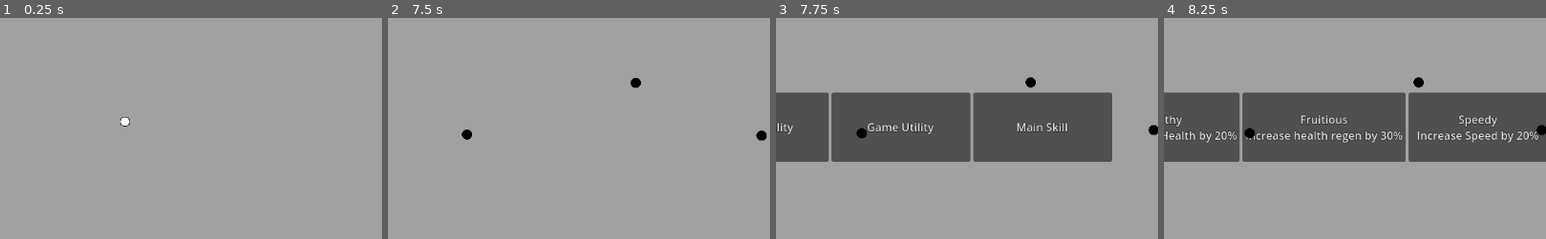
Above: before the commit, frames 1-4 (left to right).
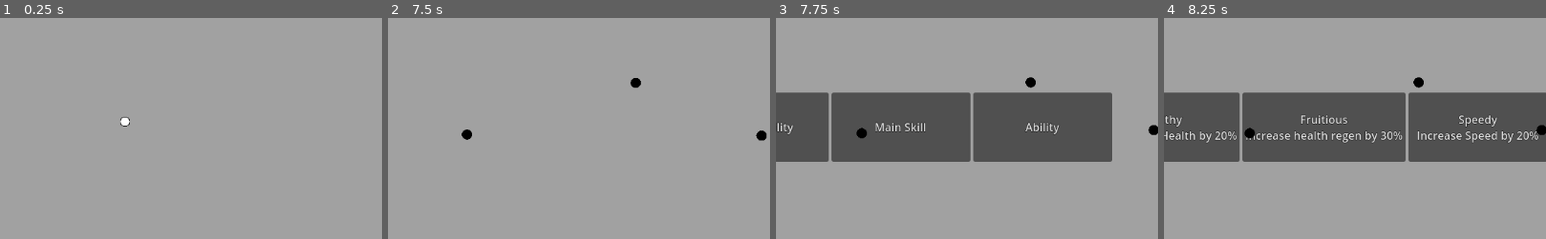
Above: after the commit, the same moments.

Repository: Let-Me-Use-A-Username/Geometrical
Game: Godot game, scene res://src/Scenes/Levels/level.tscn
Two runs of this game, one before a commit and one after it. Both use one fixed random seed, a clock stepped at 60 frames per second and the inputs below.
Inputs:
- Up to frame 1 (0.25 s): no input
- Up to frame 2 (7.5 s): tap Enter at 0.5, 4.25 s; hold D (right) 0.53-1.28 s; hold Space (dash) 0.53-1.28 s; hold S (down) 1.28-2.03 s; tap Space (dash) at 1.35, 2.3, 3.05, 3.8, 4.35, 6.05, 6.8 s; hold D (right) 2.03-2.78 s; hold E (primary_ability) 2.03-2.78 s; hold W (up) 2.78-3.53 s; tap F (secondary_ability) at 2.85 s; hold G (third_ability) 3.53-4.28 s; hold A (left) 3.53-5.03 s; hold S (down) 5.03-5.78 s; hold Space (dash) 5.03-5.78 s; hold D (right) 5.78-6.53 s; tap E (primary_ability) at 5.85 s; hold W (up) 6.53-7.28 s; hold F (secondary_ability) 6.53-7.28 s; hold D (right) from 7.28 s (still down); tap G (third_ability) at 7.35 s
- Up to frame 3 (7.75 s): keep holding D (right); tap Space (dash) at 7.55 s
- Up to frame 4 (8.25 s): release D (right) at 8 s; click "Player Utility" at 8 s
The pictures show only the part of the screen within x 36-86%, y 24-74%; the shares and areas given below are measured in that part.

Frames 1-2 are identical in both runs. In frame 3, 0.7% of the frame differs, in the area x 23-77%, y 47-54%; in frame 4, nothing differs.
Error before the commit: Invalid access of index '0' on a base object of type: 'Array'. (res://src/Scenes/Actors/Player.gd:92)
Error after the commit: Invalid access of index '0' on a base object of type: 'Array'. (res://src/Scenes/Actors/Player.gd:107)

Commit message:
Implemented the first abilities

Diff:
--- a/src/Scenes/Actors/Player.gd
+++ b/src/Scenes/Actors/Player.gd
@@ -3,8 +3,12 @@
 signal died
 signal dash
 signal level_up(coins: int)
+
 signal remove_health(origin: Node, damage: float)
 signal knockdown(origin: Node, disabled_time: float)
+
+signal freeze_enemy(actors: String, duration: float)
+signal shockwave(origin: Node, damage: float)
 
 enum States {IDLE, MOVE, DASH}
 var _state = States.IDLE
@@ -33,17 +37,24 @@
 var _player_mainskill_property_list = {}
 
 var _player_abilities = []
+var ability_timer: Timer
+
+var _freeze_duration = 3.0
 
 func _ready() -> void:
 	self.add_to_group("Player")
 	get_node('DashArea/DashShape').disabled = true
-
 	self.connect('remove_health', _on_remove_health)
+
 	knockdown.connect(state_machine.states['Move'].on_knockdown)
 	dash.connect(state_machine.states['Move'].on_dash)
+
 	level_up.connect(get_parent().get_node("LevelUpMenu").on_level_up)
 	if !died.is_connected(get_parent().get_node("QuitMenu")._on_player_died):
 		died.connect(get_parent().get_node("QuitMenu")._on_player_died)
+
+	freeze_enemy.connect(get_parent()._freeze_objects)
+	shockwave.connect(get_parent()._shockwave)
 
 	_append_property_list()
 	_update_property_list()
@@ -65,6 +76,10 @@
 	invurnerability_timer.set_wait_time(invurnerability_time)
 	invurnerability_timer.set_one_shot(true)
 	invurnerability_timer.connect('timeout', _on_invurnerable_signal)
+
+	ability_timer = get_node("AbilityTimer")
+	ability_timer.set_one_shot(true)
+
 
 
 func _process(delta: float) -> void:
@@ -99,17 +114,22 @@
 func _activate_ability(ability: Upgrade) -> void:
 	match ability.upgrade_name:
 			"TimesFreezer":
-				#Maybe make the game freeze the enemies..? Makes sense
-				#Freeze them based on a timer
-				var enemies = get_tree().get_nodes_in_group("Enemies")
-				for enemy in enemies:
-					enemy.set_physics_process(false)
+				emit_signal("freeze_enemy", "Enemies", _freeze_duration)
 			"Supercharge":
-				pass
+				ability_timer.set_wait_time(5)
+				var temp = dash_count
+				ability_timer.connect("timeout", _on_ability_timer_timeout.bind(temp))
+				dash_count = 100000000
+				ability_timer.start()
 			"Shockwave":
-				pass
+				emit_signal("shockwave", self, 200)
 			_:
 				print_debug("404: Upgrade not found: ", ability.upgrade_name)
+
+
+func _on_ability_timer_timeout(dash_c: float) -> void:
+	dash_count = dash_c
+	ability_timer.disconnect("timeout", _on_ability_timer_timeout)
 
 
 func _on_remove_health(origin: Node, damage: float) -> void:
--- a/src/Scenes/Actors/Player.tscn
+++ b/src/Scenes/Actors/Player.tscn
@@ -33,6 +33,8 @@
 [node name="DashTimer" type="Timer" parent="."]
 
 [node name="DashImmuneTimer" type="Timer" parent="."]
+
+[node name="AbilityTimer" type="Timer" parent="."]
 
 [node name="PlayerBounds" type="CollisionShape2D" parent="."]
 position = Vector2(0, -8)
--- a/src/Scenes/Levels/GameHandler.gd
+++ b/src/Scenes/Levels/GameHandler.gd
@@ -10,6 +10,8 @@
 @export var enemy_wave_counter: int
 @export var total_enemy_counter: int
 var spawn: bool
+
+@onready var freeze_timer: Timer
 
 #Window variables
 const window_size = Vector2(1100, 640)
@@ -28,6 +30,8 @@
 	enemy_spawn_timer.set_wait_time(timer)
 	enemy_spawn_timer.connect('timeout', _on_Timer_timeout)
 
+	freeze_timer = get_node("FreezeTimer")
+	freeze_timer.set_one_shot(true)
 
 func _on_Timer_timeout() -> void:
 	total_enemy_counter += 10
@@ -41,6 +45,29 @@
 	enemy_wave_counter += 1
 
 	enemy_spawn_timer.set_wait_time(timer)
+
+
+func _freeze_objects(code: String, duration: float) -> void:
+	freeze_timer.set_wait_time(duration)
+	match code:
+		"Enemies":
+			freeze_timer.connect("timeout", _on_Freeze_Timeout.bind("Enemies"))
+			for enemy in get_tree().get_nodes_in_group("Enemies"):
+				enemy.set_physics_process(false)
+				enemy.target_entity = null
+				freeze_timer.start()
+		_:
+			pass
+
+
+func _on_Freeze_Timeout(actors: String) -> void:
+	for entity in get_tree().get_nodes_in_group(actors):
+		entity.set_physics_process(true)
+
+
+func _shockwave(origin: Node, damage: float) -> void:
+	for enemy in get_tree().get_nodes_in_group("Enemies"):
+		enemy._on_remove_health(origin, damage)
 
 
 func _process(delta: float) -> void:
--- a/src/Scenes/Levels/level.tscn
+++ b/src/Scenes/Levels/level.tscn
@@ -142,8 +142,12 @@
 [node name="Player" parent="." instance=ExtResource("2_awi4q")]
 position = Vector2(576, 312)
 
+[node name="Enemy_Factory" parent="." instance=ExtResource("8_na3k6")]
+
 [node name="SpawnTimer" type="Timer" parent="."]
 wait_time = 3.0
+
+[node name="FreezeTimer" type="Timer" parent="."]
 
 [node name="User_Interface" parent="." instance=ExtResource("7_44dmr")]
 anchors_preset = 2
@@ -151,6 +155,13 @@
 anchor_right = 0.0
 grow_horizontal = 1
 grow_vertical = 0
+
+[node name="LevelUpMenu" parent="." instance=ExtResource("9_1my66")]
+visible = false
+offset_left = 576.0
+offset_top = 312.0
+offset_right = 576.0
+offset_bottom = 312.0
 
 [node name="PauseMenu" parent="." instance=ExtResource("5_dw5en")]
 visible = false
@@ -171,13 +182,4 @@
 offset_right = 569.0
 offset_bottom = 297.0
 
-[node name="Enemy_Factory" parent="." instance=ExtResource("8_na3k6")]
-
-[node name="LevelUpMenu" parent="." instance=ExtResource("9_1my66")]
-visible = false
-offset_left = 576.0
-offset_top = 312.0
-offset_right = 576.0
-offset_bottom = 312.0
-
 [connection signal="died" from="Player" to="QuitMenu" method="_on_player_died"]
--- a/src/Scenes/UI/level_up_menu.gd
+++ b/src/Scenes/UI/level_up_menu.gd
@@ -3,10 +3,9 @@
 
 signal upgraded(ability: Upgrade)
 
-@onready var skill_tree_1 = get_node("Menu/HBoxContainer/P_Utility")
-@onready var skill_tree_2 = get_node("Menu/HBoxContainer/G_Utility")
-@onready var skill_tree_3 = get_node("Menu/HBoxContainer/MainSkill")
-@onready var skill_tree_4 = get_node("Menu/HBoxContainer/Ability")
+@onready var skill_tree_1 = get_node("Menu/HBoxContainer/Utility")
+@onready var skill_tree_2 = get_node("Menu/HBoxContainer/MainSkill")
+@onready var skill_tree_3 = get_node("Menu/HBoxContainer/Ability")
 
 @onready var option_1 = get_node("Abilities/HBoxContainer/#1")
 @onready var option_2 = get_node("Abilities/HBoxContainer/#2")
@@ -25,11 +24,8 @@
 
 func _ready() -> void:
 	skill_tree_1.connect("pressed", _on__pressed.bind("Utility"))
-	skill_tree_2.connect("pressed", _on__pressed.bind("Utility"))
-	skill_tree_3.connect("pressed", _on__pressed.bind("MainSkill"))
-	skill_tree_4.connect("pressed", _on__pressed.bind("Ability"))
-
-	skill_tree_4.visible = false
+	skill_tree_2.connect("pressed", _on__pressed.bind("MainSkill"))
+	skill_tree_3.connect("pressed", _on__pressed.bind("Ability"))
 
 
 var is_paused: bool = false :
@@ -54,9 +50,6 @@
 	chosen_upgrades["MainSkill"] = []
 	chosen_upgrades["Ability"] = []
 
-	#Get available upgrades
-	if coins >= 50:
-		skill_tree_4.visible = true
 	available_upgrades = upgrade_factory._export_tree(coins)
 
 
--- a/src/Scenes/UI/level_up_menu.tscn
+++ b/src/Scenes/UI/level_up_menu.tscn
@@ -33,17 +33,11 @@
 [node name="HBoxContainer" type="HBoxContainer" parent="Menu"]
 layout_mode = 2
 
-[node name="P_Utility" type="Button" parent="Menu/HBoxContainer"]
+[node name="Utility" type="Button" parent="Menu/HBoxContainer"]
 custom_minimum_size = Vector2(200, 100)
 layout_mode = 2
 theme_override_constants/outline_size = 2
 text = "Player Utility"
-
-[node name="G_Utility" type="Button" parent="Menu/HBoxContainer"]
-custom_minimum_size = Vector2(200, 100)
-layout_mode = 2
-theme_override_constants/outline_size = 2
-text = "Game Utility"
 
 [node name="MainSkill" type="Button" parent="Menu/HBoxContainer"]
 custom_minimum_size = Vector2(200, 100)
Not shown, changed: src/Scenes/Objects/PlayerAbilities/skills.txt
Not shown, changed: src/TODO.txt
